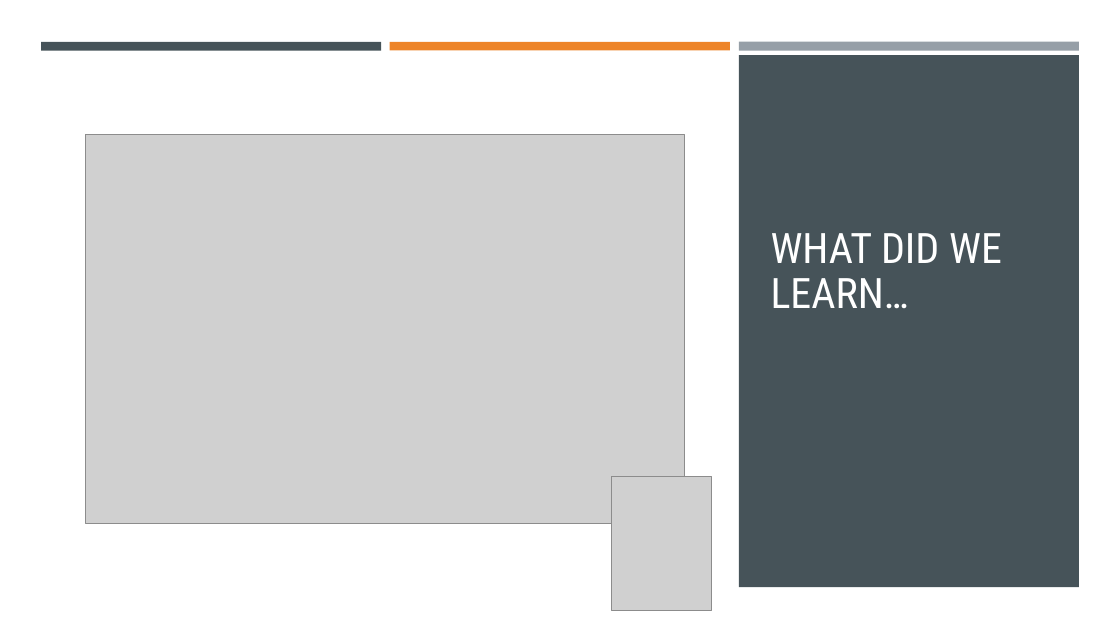
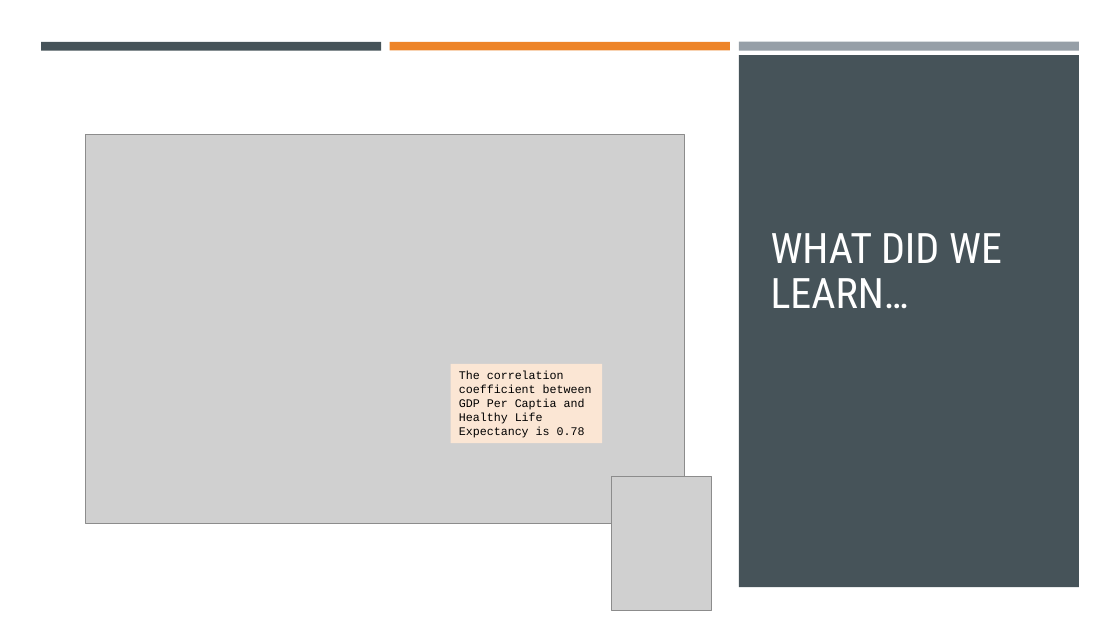
Before and after one commit to Bmyers5817/Project-1, a slide deck: slide 5 of World Happiness.pptx. Drawn at 1120x630 pixels with LibreOffice and Linux fonts; fonts in the diff are those of the drawing; grey boxes stand for pictures. Boxes give left, top, right and bottom in pixels: in the first picture for what was removed or moved away, otherwise in the second. Text is boxed around its words. In the diff, an @@ line names an element or a change of style, - is before the commit and + after.

```diff
--- a/World Happiness.pptx
+++ b/World Happiness.pptx
@@ rectangle added at (451, 364, 602, 443), fill #FBE6D4, 10 pt, text #000000 @@
+The correlation coefficient between GDP Per Captia and Healthy Life Expectancy is 0.78
```
Also in this commit, not shown: 3 slides added, 3 slides removed, 3 other files.
